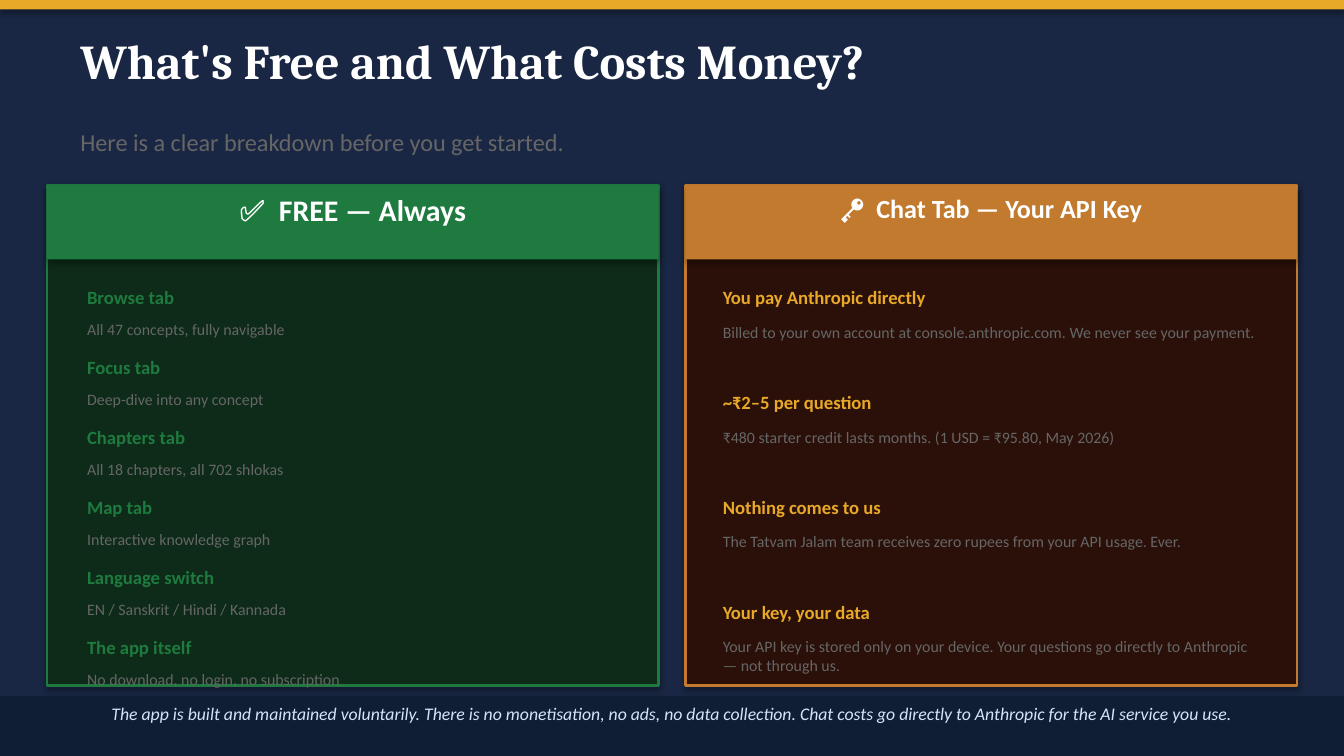
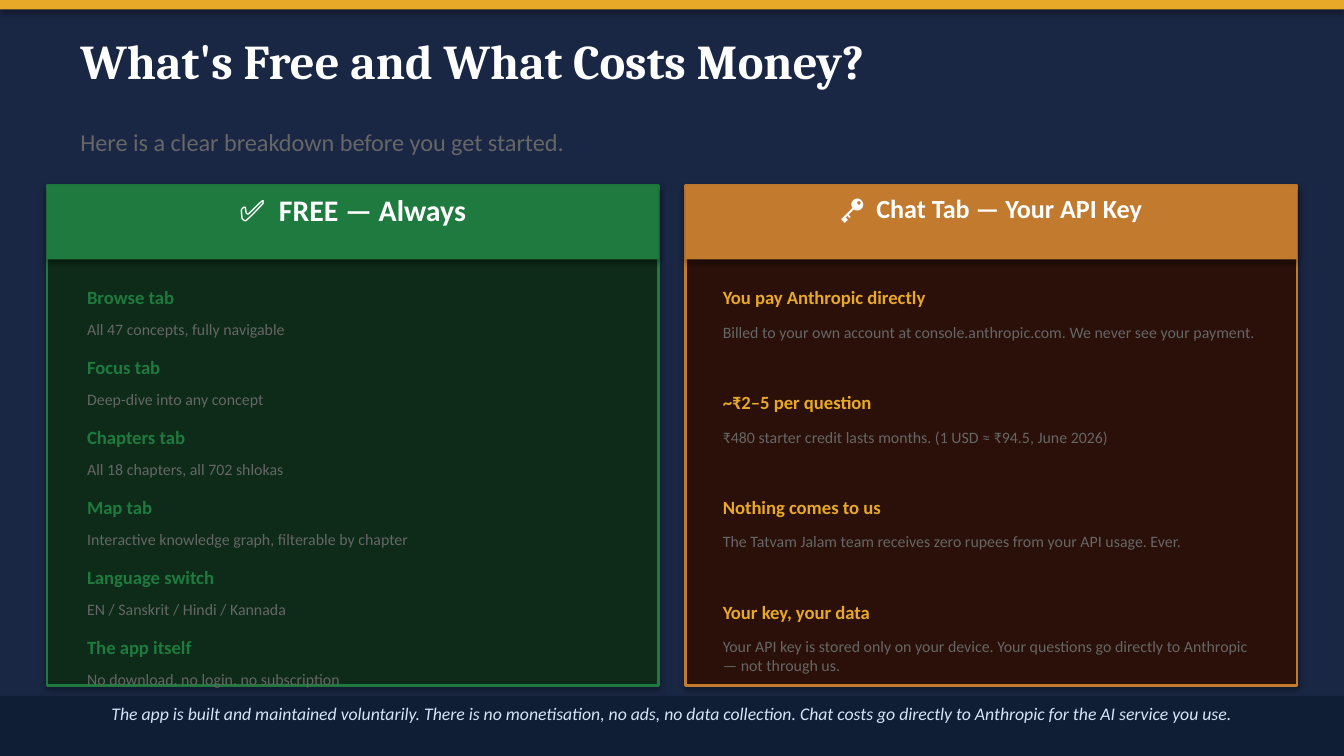
Before and after one commit to kvinayakpai/Bhagavadgita, a slide deck: slide 4 of Tatvam_Jalam_User_Guide.pptx. Drawn at 1344x756 pixels with LibreOffice and Linux fonts; fonts in the diff are those of the drawing. Boxes give left, top, right and bottom in pixels: in the first picture for what was removed or moved away, otherwise in the second. Text is boxed around its words. In the diff, an @@ line names an element or a change of style, - is before the commit and + after.

Commit message:
Update Word docs and PPTX decks with current app state and June 2026 learnings
- Correct stats throughout: 47 concepts / 59 relations / 10 tiers (the
  June 12 ontology rebuild), 701 shlokas, 18 chapters, 4 languages -
  replacing stale 112-117/124-239/12-13 figures
- Document new phases: ontology rebuild (strict verse-grounding), OCR
  cleanup of bannanje_kn.js (~265 garbled English terms, 476 pages
  verified zero-error), the June 18-21 book-alignment marathon (514+
  boundary leaks fixed, all 18 chapters re-verified, homorganic nasal
  transliteration), and bundle consolidation (viewer-bundled.html trio
  retired in favor of viewer.html + index.html)
- Document new Map feature: Adhyaya/Shloka filter dropdowns
- Fix all app links from retired viewer-bundled.html to viewer.html
- Update USD-INR reference rate to June 2026
- Add new 'Phases 7-10' slide and swap a Hard Problems card in the
  Technical Journey deck

```diff
--- a/Tatvam_Jalam_User_Guide.pptx
+++ b/Tatvam_Jalam_User_Guide.pptx
@@ text at bbox=[723, 432, 1108, 445]: text changed @@
-₹480 starter credit lasts months. (1 USD = ₹95.80, May 2026)
+₹480 starter credit lasts months. (1 USD ≈ ₹94.5, June 2026)
@@ text at bbox=[87, 534, 408, 548]: text changed @@
-Interactive knowledge graph
+Interactive knowledge graph, filterable by chapter
```
Also in this commit, not shown: 7 other slides changed, 4 other files.
